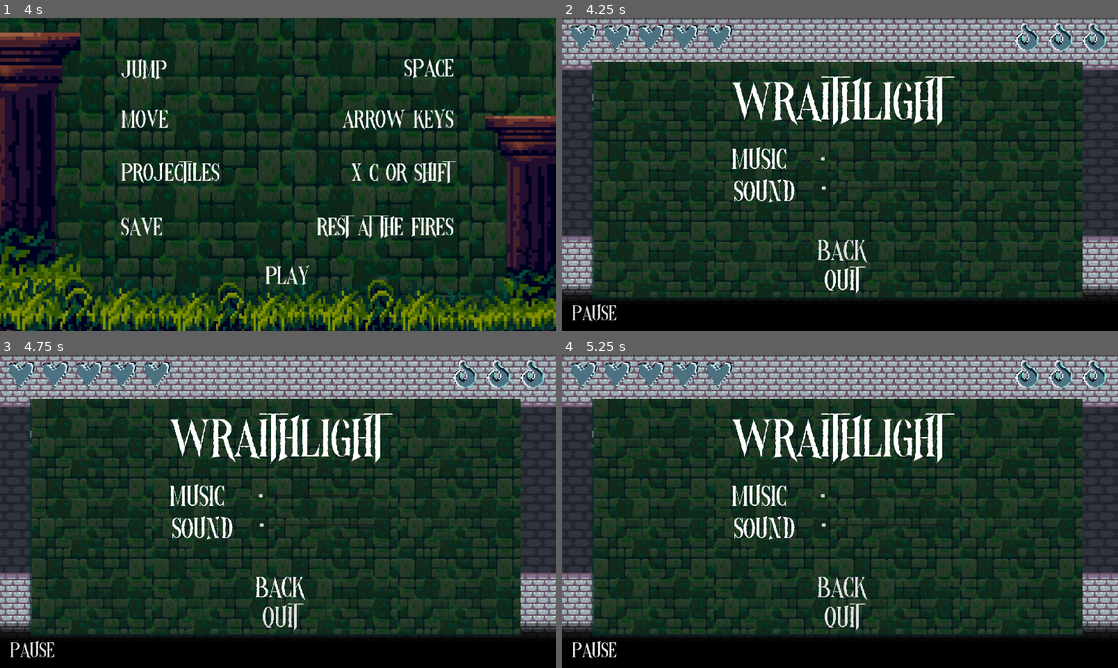
Above: before the commit, frames 1-4 (two rows, left to right).
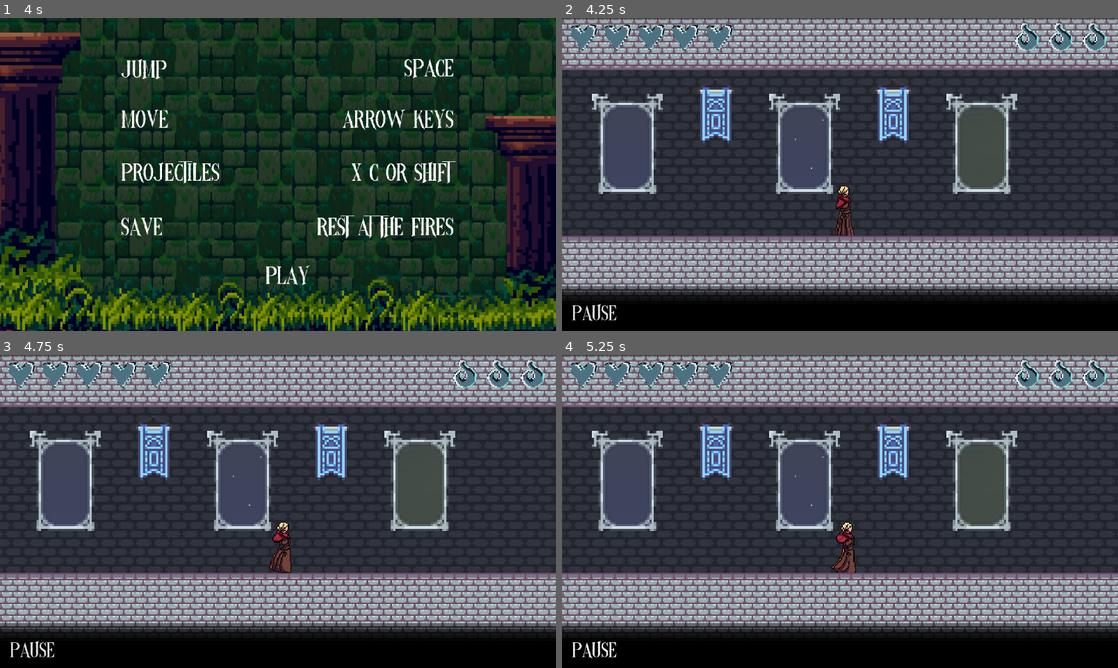
Above: after the commit, the same moments.

Repository: jnbaum/wraithlight
Game: Godot game, scene res://Levels/control.tscn
Same seed, same stepped clock (60 frames per second), same inputs: the game is played once before the commit and once after it.
Inputs (mouse positions are in pixels of both pictures, inside the frame that each line leads up to):
- Up to frame 1 (4 s): click "Start" at 0.5 s; click "Start" at 1.25 s; click "Next" at 2 s; click "Next" at 2.75 s; click "Play" at 3.5 s
- Up to frame 2 (4.25 s): no input
- Up to frame 3 (4.75 s): click (278, 596) at 4.25 s, where only the run before the commit has a clickable "Back"
- Up to frame 4 (5.25 s): click "Pause" at 5 s

Frame 1 is identical in both runs. In frame 2, 51% of the frame differs, in the area x 5-94%, y 14-90%; in frame 3, 51%; in frame 4, 51%.

Commit message:
Updated some comments in code, just explaining what is going on with what I have added. Nothing new added this commit.

Diff:
--- a/Levels/control.gd
+++ b/Levels/control.gd
@@ -11,11 +11,7 @@
 
 # Called every frame. 'delta' is the elapsed time since the previous frame.
 func _process(delta: float) -> void:
-
 	pass
-
-
-
 
 func _on_settings_button_pressed() -> void:
 	$ClickSound.play()
@@ -24,17 +20,12 @@
 	pass # Replace with function body.
 
 
-
-
 func _on_play_button_pressed() -> void:
 	$ClickSound.play()
 	await get_tree().create_timer(1.25).timeout
 	$FirstOpen.visible = false
 	$Story.visible = true
 	#get_tree().change_scene_to_file("res://FirstCut.tscn")
-
-
-
 
 
 func _on_quit_button_pressed() -> void:
@@ -49,9 +40,6 @@
 	await get_tree().create_timer(1.25).timeout
 	#PUT STUFF HERE
 	pass # Replace with function body.
-
-
-
 
 
 func _on_play_2_pressed() -> void:
--- a/Levels/level.gd
+++ b/Levels/level.gd
@@ -36,7 +36,7 @@
 		config.save("user://gameconfig.cfg")
 
 func _on_save_fire_body_entered(_body: Node2D) -> void:
-	$FireWoosh.play() #Why isn't this working???
+	$FireWoosh.play()
 	print("done")
 	save()
 
@@ -62,15 +62,15 @@
 
 func _on_player_death(_body: Node2D) -> void: #this needs to be play tested! It may need tweaking.
 	#clear or pause enemies here
-	$GameOverSound.play()
-	$Player/AnimatedSprite2D.play("Dead")
-	await get_tree().create_timer(1.25).timeout
-	get_tree().change_scene_to_file("res://GameEnd.tscn")
+	$GameOverSound.play() #Plays the player death sound (CURRENTLY NOT WORKING)
+	$Player/AnimatedSprite2D.play("Dead") #THIS IS NOT WORKING
+	await get_tree().create_timer(1.25).timeout #Small delay so that the sound has time to play
+	get_tree().change_scene_to_file("res://GameEnd.tscn")  #Changes to the game over scene
 	pass
 
 
 
-func _on_debug_pressed() -> void:
+func _on_debug_pressed() -> void: #This entire function is here to play test the character death. Delete after enemies are inserted and the player can actually die.
 	print("debug pressed")
 	$GameOverSound.play() #THIS LINE NOT WORKING
 	$Player/AnimatedSprite2D.play("Dead") #THIS LINE NOT WORKING?????
--- a/hud.gd
+++ b/hud.gd
@@ -3,17 +3,13 @@
 @onready var pause_menu = get_node("HUD/PauseMenu")
 # Called when the node enters the scene tree for the first time.
 func _ready() -> void:
-
-	#Debug here to try to see why I can't call Pause Menu??
-	pause_menu = $HUD/PauseMenu
+	var pause_menu = get_node_or_null("PauseMenu")
 	if pause_menu:
-		pause_menu.visible = false
+		pause_menu.hide()
 	else:
-		print("PauseMenu is not found")
-
+		print("PauseMenu not found!")
 	#This entire block isnt working!! I need to figure out why I cannot access PauseMenu first, then this may be operational.
 
-	#pause_menu.visible = false
 	#$PauseMenu/Music/MSlider.value = linear_to_db(AudioServer.get_bus_volume_db(AudioServer.get_bus_index("Music")))
 	#$PauseMenu/Sound/HSlider.value = linear_to_db(AudioServer.get_bus_volume_db(AudioServer.get_bus_index("SoundEffects")))
 	#$PauseMenu/Music/MSlider.connect("value_changed", Callable(self, "_on_MusicSlider_value_changed"))
@@ -37,12 +33,12 @@
 	$ClickSound.play()
 	await get_tree().create_timer(1.25).timeout
 	get_tree().paused = true
-	pause_menu.visible = true
+	$PauseMenu.show()
 
 func _on_back_pressed() -> void:
 	$ClickSound.play()
 	await get_tree().create_timer(1.25).timeout
-	pause_menu.visible = false #NOT WORKING??
+	$PauseMenu.hide() #NOT WORKING??
 	pass # Replace with function body.
 
 func _on_quit_pressed() -> void:
--- a/hud.tscn
+++ b/hud.tscn
@@ -95,6 +95,17 @@
 offset_right = 742.0
 offset_bottom = 21.0
 
+[node name="Pause" type="Button" parent="."]
+offset_left = 30.0
+offset_top = 986.0
+offset_right = 193.0
+offset_bottom = 1096.0
+theme_override_fonts/font = ExtResource("2_1t41d")
+theme_override_font_sizes/font_size = 60
+theme_override_styles/focus = SubResource("StyleBoxEmpty_a2258")
+text = "Pause"
+flat = true
+
 [node name="Lives" type="Label" parent="."]
 offset_right = 40.0
 offset_bottom = 23.0
@@ -129,17 +140,6 @@
 scale = Vector2(0.71, 0.819)
 texture = ExtResource("2_0rmoh")
 
-[node name="Pause" type="Button" parent="."]
-offset_left = 30.0
-offset_top = 986.0
-offset_right = 193.0
-offset_bottom = 1096.0
-theme_override_fonts/font = ExtResource("2_1t41d")
-theme_override_font_sizes/font_size = 60
-theme_override_styles/focus = SubResource("StyleBoxEmpty_a2258")
-text = "Pause"
-flat = true
-
 [node name="Ammo" type="Label" parent="."]
 offset_right = 40.0
 offset_bottom = 23.0
